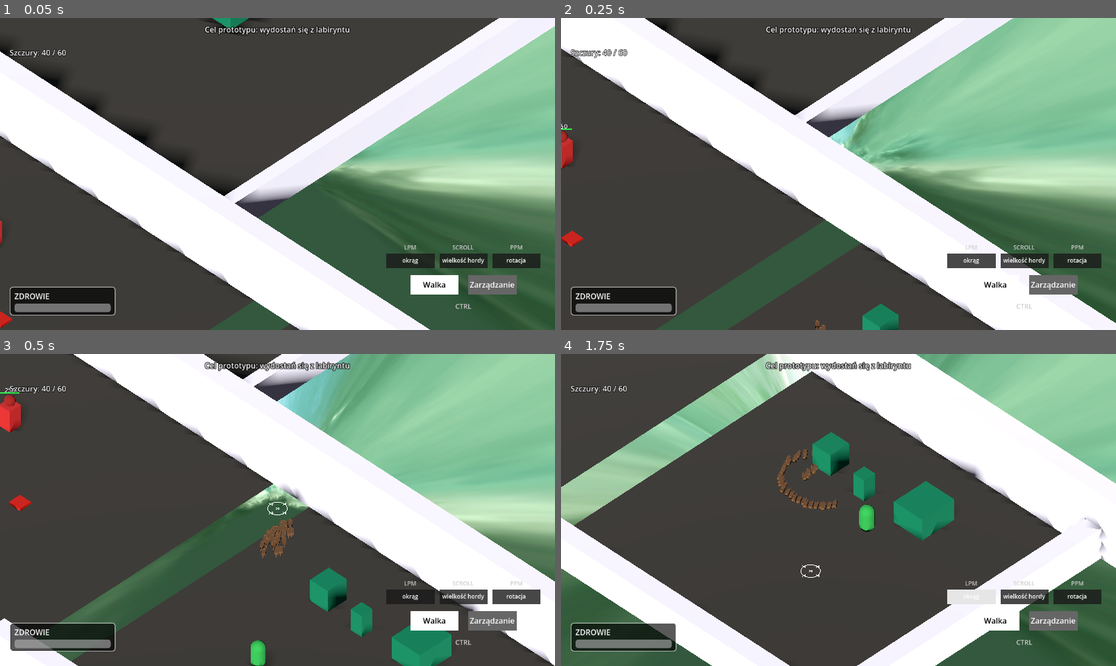
Above: before the commit, frames 1-4 (two rows, left to right).
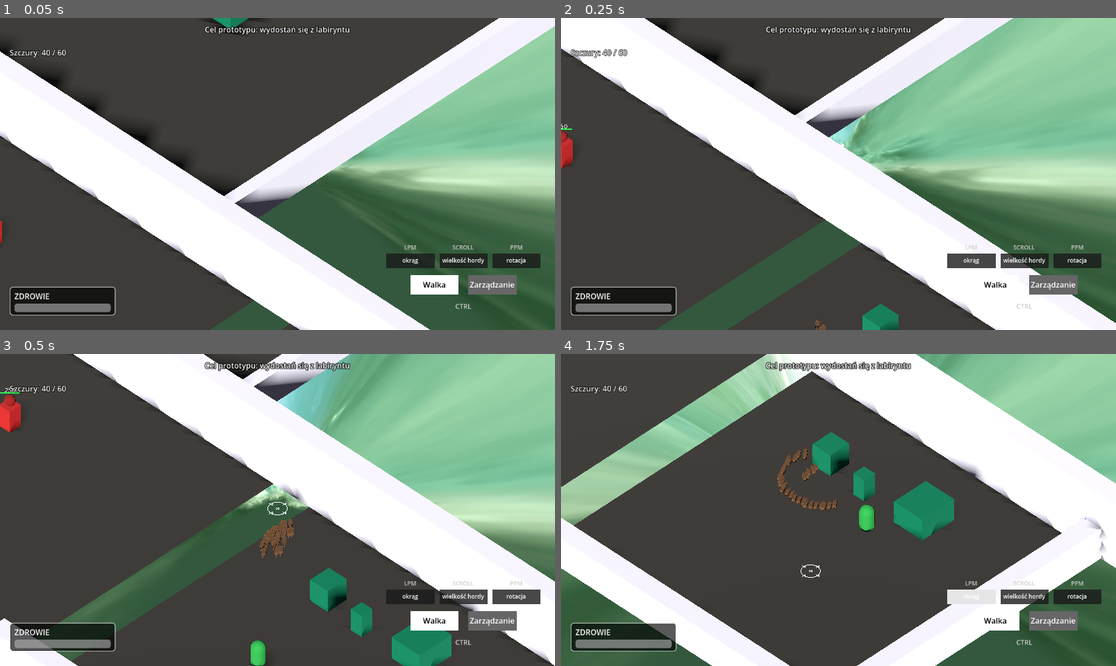
Above: after the commit, the same moments.

Repository: VirtuaIL/ZTGK-Prototyp
Game: Godot game, scene res://scenes/main.tscn
Two runs of this game, one before a commit and one after it. Both use one fixed random seed, a clock stepped at 60 frames per second and the inputs below.
Inputs (mouse positions are in pixels of both pictures, inside the frame that each line leads up to):
- Up to frame 1 (0.05 s): no input
- Up to frame 2 (0.25 s): no input
- Up to frame 3 (0.5 s): no input
- Up to frame 4 (1.75 s): tap Enter at 0.5 s; move the mouse to (960, 494) at 0.52 s; hold D (move_right) 0.53-1.25 s; hold Space (recall_rats) 0.53-1.25 s; click (960, 494) at 0.67 s; drag from (727, 525) to (810, 572) at 1.27 s

The runs differ from the first frame. In frame 1, less than 0.1% of the frame differs, in the area x 0-3%, y 93-100%; in frame 2, 0.1%, in the area x 0-5%, y 68-74%; in frame 3, 0.1%; in frame 4, nothing differs.

Commit message:
fix colors for the buttons for more readiness for player

Diff:
--- a/scenes/button.tscn
+++ b/scenes/button.tscn
@@ -3,7 +3,7 @@
 [ext_resource type="Script" uid="uid://d0drtdqognsut" path="res://scripts/button.gd" id="1_mi6dp"]
 
 [sub_resource type="StandardMaterial3D" id="StandardMaterial3D_1"]
-albedo_color = Color(0.8244326, 0.07728144, 4.813075e-07, 1)
+albedo_color = Color(0.6784314, 0.33333334, 0, 1)
 
 [sub_resource type="BoxMesh" id="BoxMesh_mi6dp"]
 material = SubResource("StandardMaterial3D_1")
--- a/scenes/main.tscn
+++ b/scenes/main.tscn
@@ -555,10 +555,10 @@
 transform = Transform3D(1, 0, 0, 0, 1, 0, 0, 0, 1, -27.385296, 0.02200041, -16.349964)
 
 [node name="button" parent="buttons" unique_id=435181818 instance=ExtResource("10_choun")]
-transform = Transform3D(1, 0, 0, 0, 1, 0, 0, 0, 1, -4.6856575, 0, 4.606353)
+transform = Transform3D(1, 0, 0, 0, 1, 0, 0, 0, 1, -30.338669, 0, -3.9814587)
 
 [node name="button2" parent="buttons" unique_id=557643948 instance=ExtResource("10_choun")]
-transform = Transform3D(1, 0, 0, 0, 1, 0, 0, 0, 1, -14.164162, 0, -31.39278)
+transform = Transform3D(1, 0, 0, 0, 1, 0, 0, 0, 1, -11.580235, 0, -32.91748)
 doorId = 1
 
 [node name="WallButton" parent="buttons" unique_id=1060861240 instance=ExtResource("14_a8y0u")]
--- a/scenes/wall_button.tscn
+++ b/scenes/wall_button.tscn
@@ -1,6 +1,6 @@
-[gd_scene load_steps=7 format=3]
+[gd_scene format=3 uid="uid://1mm6ma8iuqri"]
 
-[ext_resource type="Script" path="res://scripts/wall_button.gd" id="1_script"]
+[ext_resource type="Script" uid="uid://wighriu3yxnc" path="res://scripts/wall_button.gd" id="1_script"]
 
 [sub_resource type="StandardMaterial3D" id="StandardMaterial3D_base"]
 albedo_color = Color(0.3, 0.3, 0.3, 1)
@@ -10,7 +10,7 @@
 size = Vector3(0.6, 0.6, 0.1)
 
 [sub_resource type="StandardMaterial3D" id="StandardMaterial3D_button"]
-albedo_color = Color(0.8, 0.2, 0.2, 1)
+albedo_color = Color(0.6784314, 0.33333334, 0, 1)
 
 [sub_resource type="BoxMesh" id="BoxMesh_button"]
 material = SubResource("StandardMaterial3D_button")
@@ -19,18 +19,17 @@
 [sub_resource type="BoxShape3D" id="BoxShape3D_all"]
 size = Vector3(0.6, 0.6, 0.2)
 
-[node name="WallButton" type="StaticBody3D"]
-collision_layer = 1
+[node name="WallButton" type="StaticBody3D" unique_id=2080781984]
 collision_mask = 0
 script = ExtResource("1_script")
 
-[node name="BaseMesh" type="MeshInstance3D" parent="."]
+[node name="BaseMesh" type="MeshInstance3D" parent="." unique_id=1433881544]
 transform = Transform3D(1, 0, 0, 0, 1, 0, 0, 0, 1, 0, 0, -0.05)
 mesh = SubResource("BoxMesh_base")
 
-[node name="ButtonMesh" type="MeshInstance3D" parent="."]
+[node name="ButtonMesh" type="MeshInstance3D" parent="." unique_id=2071827821]
 transform = Transform3D(1, 0, 0, 0, 1, 0, 0, 0, 1, 0, 0, 0.05)
 mesh = SubResource("BoxMesh_button")
 
-[node name="CollisionShape3D" type="CollisionShape3D" parent="."]
+[node name="CollisionShape3D" type="CollisionShape3D" parent="." unique_id=776886962]
 shape = SubResource("BoxShape3D_all")
Not shown: 1 places in scenes/main.tscn that only renumber resources
